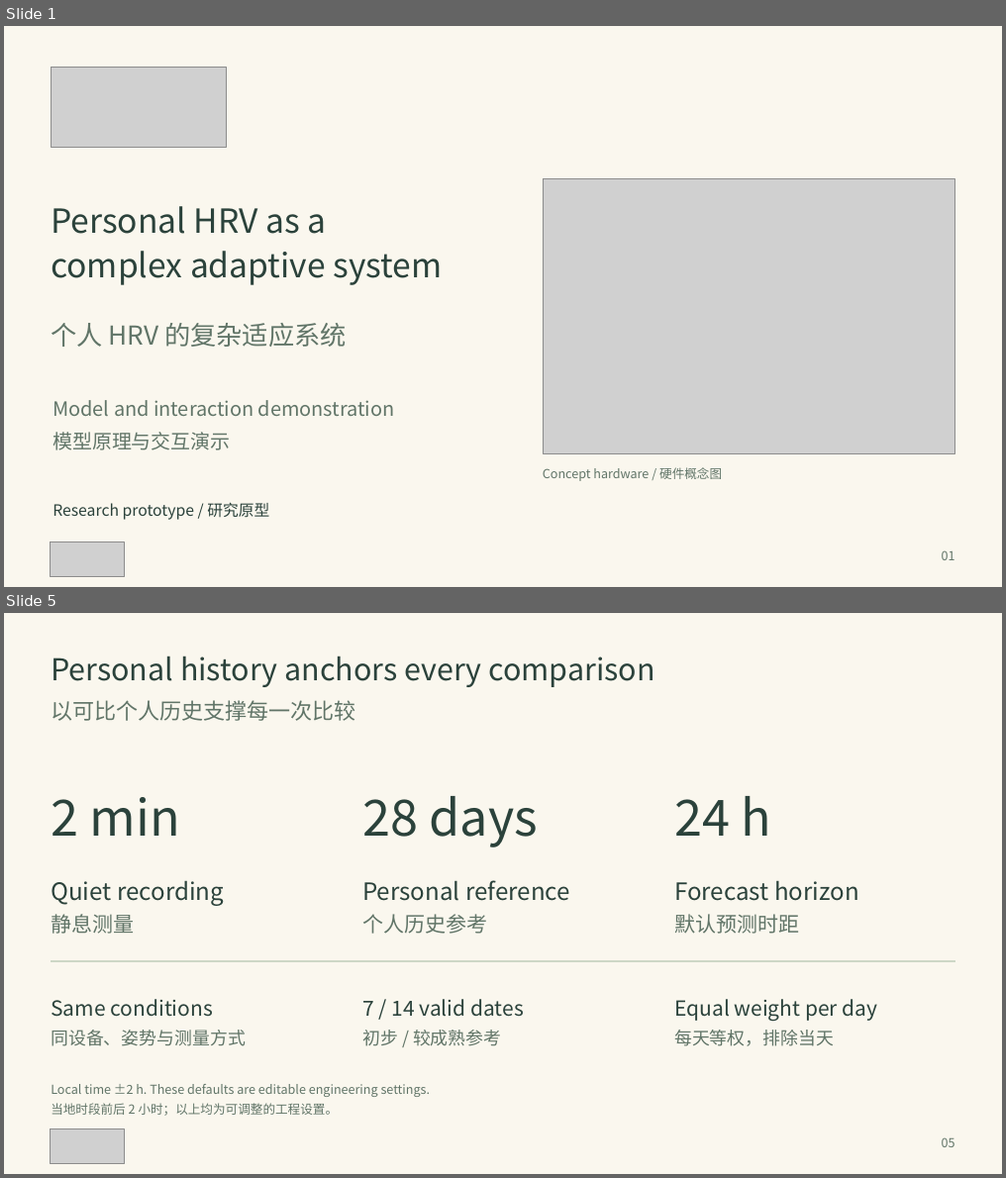
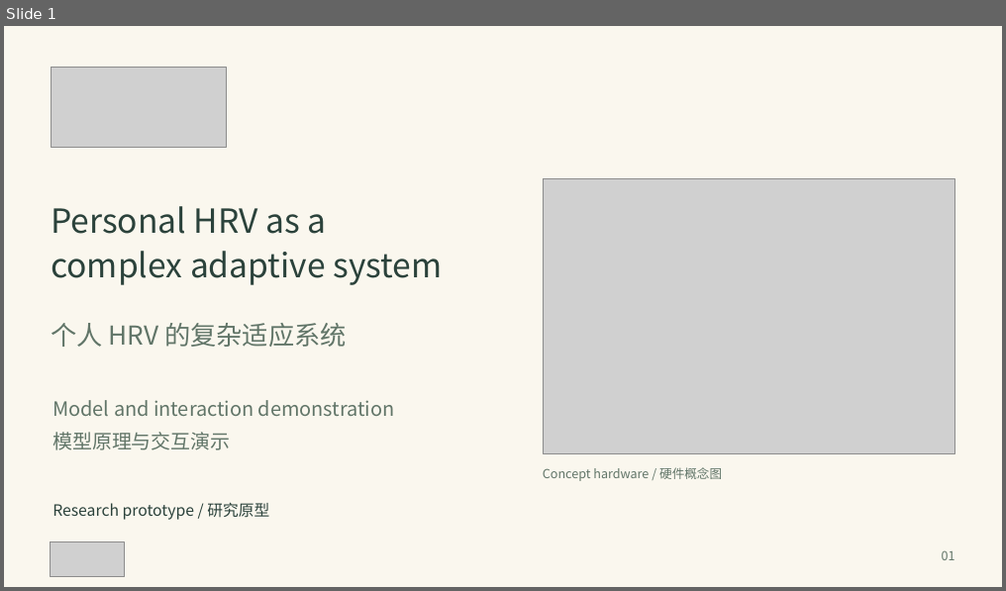
Before and after one commit to DiamondCao1996/mond-phone-preview, a slide deck: docs/demo/MOND_Adaptive_System_EN_ZH.pptx. Shown one above the other, each under a label of ours: slides 1 and 5 before the commit, slide 1 after it; the slides between them are not shown. The pictures are 1006x1178 and 1006x591 pixels, drawn with LibreOffice and Linux fonts; fonts in the diff are those of the drawing; grey boxes stand for pictures. Boxes give left, top, right and bottom in pixels: in the first picture for what was removed or moved away, otherwise in the second. Text is boxed around its words. In the diff, an @@ line names an element or a change of style, - is before the commit and + after.

Commit message:
Condense bilingual model deck and add linked paper references

```diff
--- a/docs/demo/MOND_Adaptive_System_EN_ZH.pptx
+++ b/docs/demo/MOND_Adaptive_System_EN_ZH.pptx
@@ slide 5 removed at (4,613,1002,1174), background #FAF7EE @@
@@ text removed at (51,656,655,687) @@
-Personal history anchors every comparison
@@ text removed at (51,700,356,721) @@
-以可比个人历史支撑每一次比较
@@ text removed at (51,797,180,836) @@
-2 min
@@ text removed at (362,796,537,848) @@
-28 days
@@ text removed at (674,796,771,836) @@
-24 h
@@ text removed at (51,880,224,906) @@
-Quiet recording
@@ text removed at (362,880,570,901) @@
-Personal reference
@@ text removed at (674,880,859,901) @@
-Forecast horizon
@@ text removed at (51,914,134,934) @@
-静息测量
@@ text removed at (362,914,487,934) @@
-个人历史参考
@@ text removed at (674,914,799,934) @@
-默认预测时距
@@ line removed from (51, 961) to (955, 961) @@
@@ text removed at (51,999,213,1017) @@
-Same conditions
@@ text removed at (362,999,524,1017) @@
-7 / 14 valid dates
@@ text removed at (674,999,878,1021) @@
-Equal weight per day
@@ text removed at (51,1030,246,1047) @@
-同设备、姿势与测量方式
@@ text removed at (362,1030,501,1047) @@
-初步 / 较成熟参考
@@ text removed at (674,1030,834,1047) @@
-每天等权，排除当天
@@ text removed at (51,1084,431,1097) @@
-Local time ±2 h. These defaults are editable engineering settings.
@@ text removed at (51,1103,339,1116) @@
-当地时段前后 2 小时；以上均为可调整的工程设置。
@@ picture removed at (50,1130,125,1164) @@
@@ text removed at (942,1138,955,1148) @@
-05
```
Also in this commit, not shown: 6 slides changed, 1 slide added, 4 other slides removed, 2 other files.
